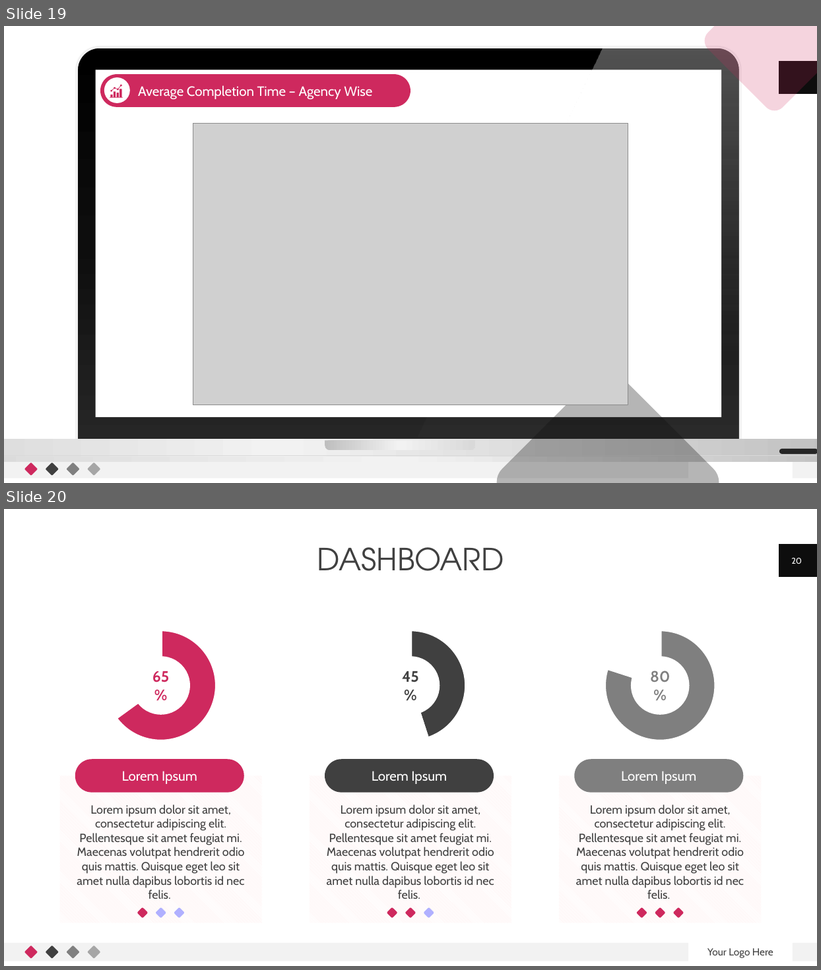
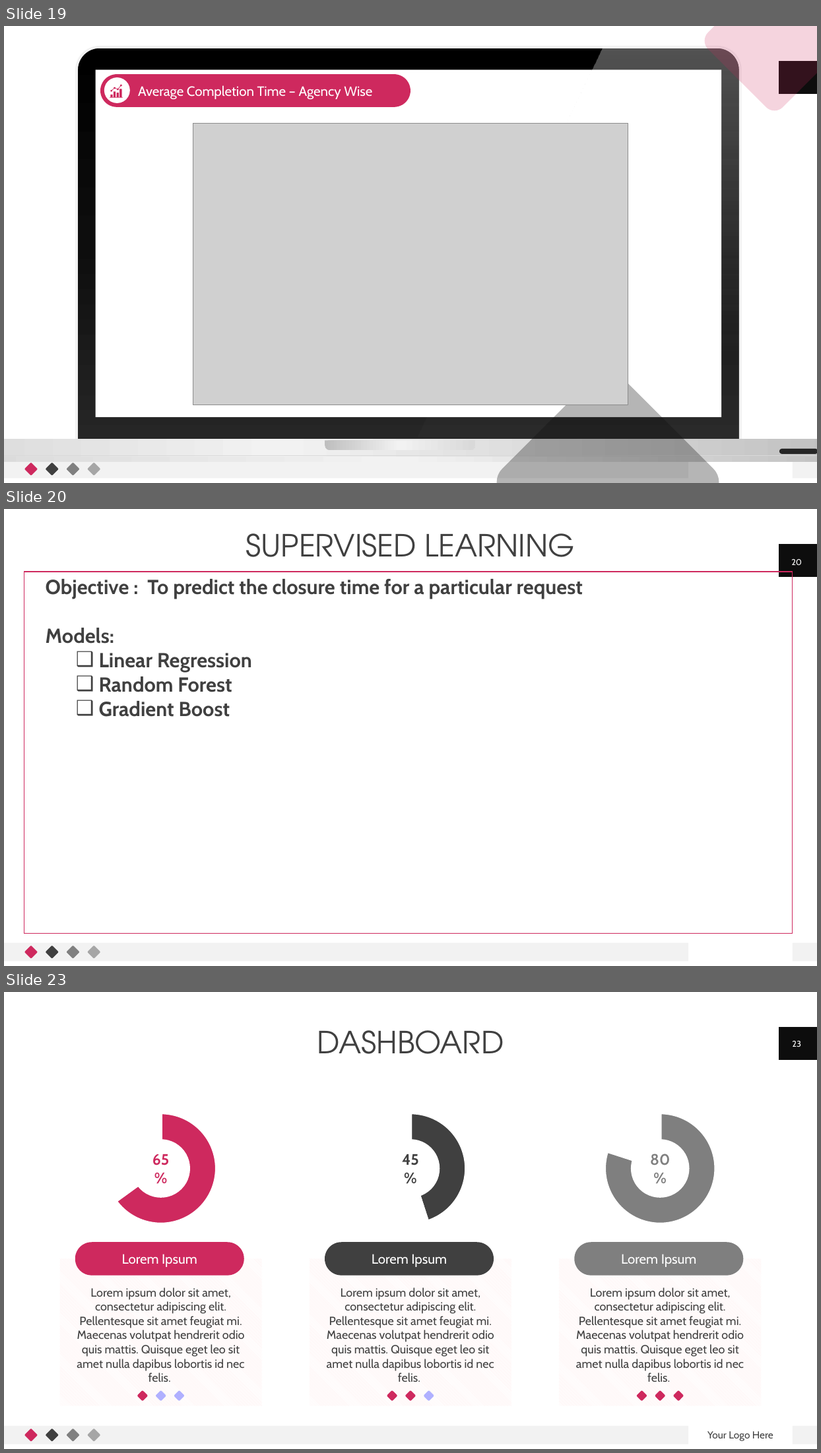
Before and after one commit to hareeshkavumkulath/BigdataAnalytics, a slide deck: Presentation/Presentation_Updated.pptx. Shown one above the other, each under a label of ours: slides 19 and 20 before the commit, slides 19, 20 and 23 after it; the slides between them are not shown. The pictures are 821x970 and 821x1453 pixels, drawn with LibreOffice and Linux fonts; fonts in the diff are those of the drawing; grey boxes stand for pictures. Boxes give left, top, right and bottom in pixels: in the first picture for what was removed or moved away, otherwise in the second. Text is boxed around its words. In the diff, an @@ line names an element or a change of style, - is before the commit and + after.

Commit message:
supervised learning part added in ppt

```diff
--- a/Presentation/Presentation_Updated.pptx
+++ b/Presentation/Presentation_Updated.pptx
@@ slide 20 added at (4, 509, 817, 966), background #FFFFFF; not listed: 7 template elements that a slide beside it also shows @@
@@ title added at (246, 533, 575, 557), 36 pt, text #404040 @@
+SUPERVISED LEARNING
@@ page number added at (791, 559, 802, 565), 10 pt, text #FFFFFF @@
+20
@@ rectangle added at (24, 572, 793, 934), outline #CE295E 1 pt @@
@@ text added at (46, 579, 583, 717), 24 pt, text #404040, bold @@
+Objective : To predict the closure time for a particular request
+Models:
+  ❑ Linear Regression
+  ❑ Random Forest
+  ❑ Gradient Boost
@@ what was slide 20 is now slide 23 @@
@@ page number at (792, 1041, 801, 1047): text changed @@
-20
+23
```
Also in this commit, not shown: 2 slides changed, 2 other slides added.
